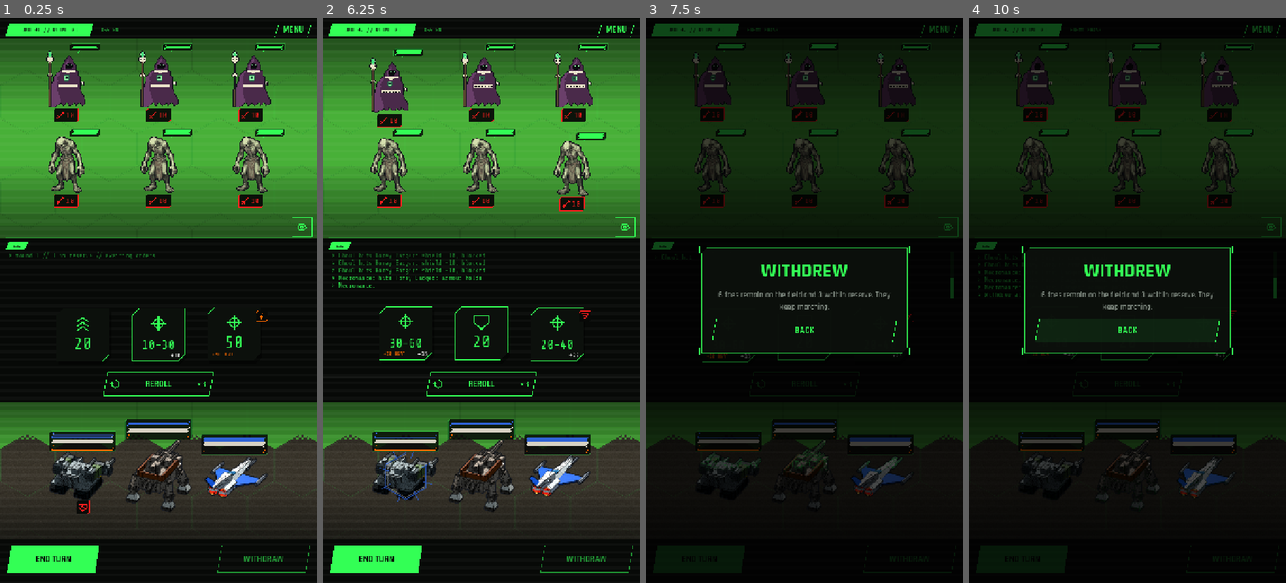
Above: before the commit, frames 1-4 (left to right).
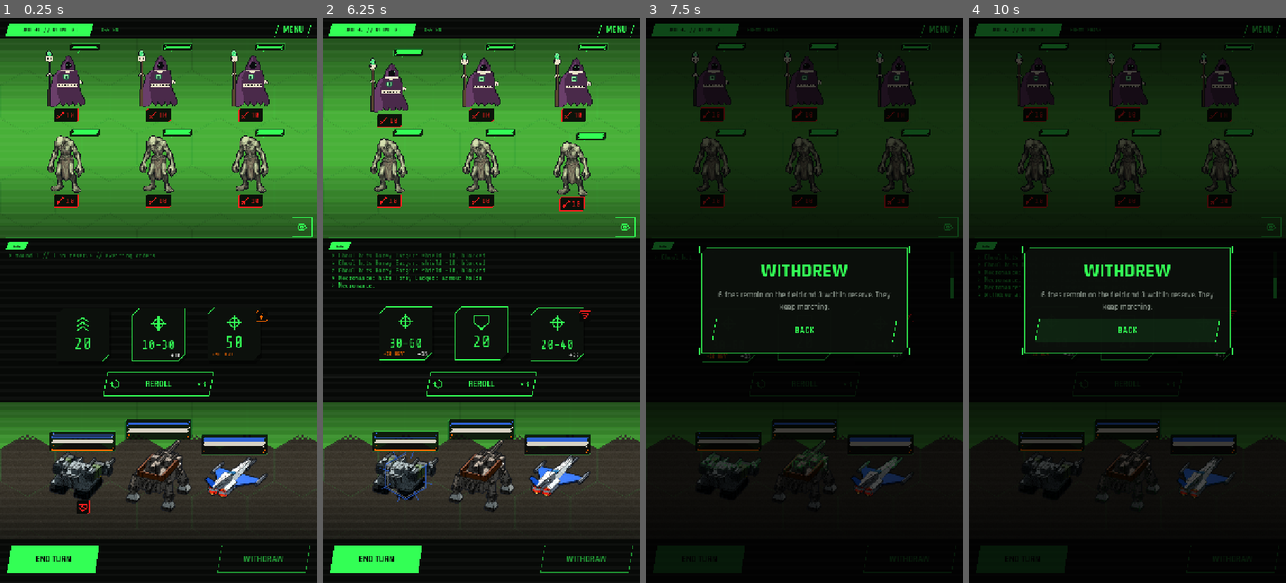
Above: after the commit, the same moments.

Repository: ryanjdmartin/riftgate
Game: Godot game, scene res://game/skirmish/skirmish_screen.tscn
Same seed, same stepped clock (60 frames per second), same inputs: the game is played once before the commit and once after it. This scene is started directly instead of the project's main scene.
Inputs (mouse positions are in pixels of both pictures, inside the frame that each line leads up to):
- Up to frame 1 (0.25 s): no input
- Up to frame 2 (6.25 s): click (624, 227) at 0.5 s; click "REROLL" at 1.25 s; click "END TURN" at 2 s; click "WITHDRAW" at 2.75 s; click (624, 227) at 3.5 s; click "REROLL" at 4.25 s; click "END TURN" at 5 s; click "YES" at 5.75 s
- Up to frame 3 (7.5 s): click "WITHDRAW" at 6.5 s; click "YES" at 7.25 s
- Up to frame 4 (10 s): click (1270, 227) at 8 s; click "MENU" at 8.75 s; click "BACK" at 9.5 s

The runs differ from the first frame. In frame 1, 2.2% of the frame differs, in the area x 14-86%, y 5-31%; in frame 2, 1.3%; in frame 3, 0.9%; in frame 4, 0.7%.

Commit message:
The intent target opaque, its three rings inside the outline, the line flowing over the hex edge; ring colour meets the ground with a slow breath
Co-Authored-By: Claude Fable 5.1 <noreply@anthropic.com>

Diff:
--- a/game/battle/battle_map_view.gd
+++ b/game/battle/battle_map_view.gd
@@ -361,15 +361,16 @@
 				pts.append(center(step))
 			var owned := not (contact_hexes.has(dest) or map.gate_hexes.has(dest))
 			if owned:
-				# The line runs through the outline to the target's outer ring: line,
-				# tint, outline and rings are one component (Ryan, 22 September).
+				# The line runs over the outline to the target's outer ring: line, tint,
+				# outline and rings are one component, nothing translucent, the hex under
+				# the line so nothing cuts it (Ryan, 22 September).
+				_destination_hex(dest)
 				var dc := pts[pts.size() - 1]
 				var dir := (dc - pts[pts.size() - 2]).normalized()
 				pts[pts.size() - 1] = dc - dir * DEST_RING
-			draw_polyline(pts, Color(Palette.BG, 0.35), 9.0)
-			draw_polyline(pts, Color(Palette.ENEMY, 0.95), 4.0)
+			draw_polyline(pts, Palette.ENEMY, 4.0)
 			if owned:
-				_destination_effect(dest)
+				_destination_rings(center(dest), _light_ground(dest))
 
 	# The player's plotted routes, ending in a small marker hex.
 	for uid in routes.keys():
@@ -584,31 +585,46 @@
 		draw_colored_polygon(Hex.corners(center(h), HEX_SIZE - 3.0), col)
 
 
-const DEST_RING := HEX_SIZE * 0.72   # the target's outer ring, where the intent line arrives
-const ENEMY_LIT := Color("ff8a7a")    # the enemy marks' bright: red lifted toward white, so rings read on the tint
-
-## The target in the HUD's own weight (Ryan, 22 September: no solid black, nothing
-## abutting, the animation the thing you see): a tint, a thin outline, and two bright
-## broken rings turning against each other around a centre dot. The line arrives at the
-## outer ring over a soft dark halo, the same halo the outline sits in, so they flow.
-func _destination_effect(h: Vector2i) -> void:
-	var c := center(h)
+const DEST_RING := HEX_SIZE * 0.58   # the target's outer ring, where the intent line arrives; clear of the outline
+const ENEMY_LIT := Color("ff8a7a")    # the enemy marks' bright: red lifted toward white, for dark ground
+
+## The target in the HUD's own weight (Ryan, 22 September: nothing translucent, nothing
+## abutting, the animation the thing you see): a tint and a thin outline under the line,
+## then three bright broken rings turning against each other around a centre dot.
+func _destination_hex(h: Vector2i) -> void:
 	_fill(h, Color(Palette.ENEMY, 0.22))
-	Hud.stroke_poly(self, Hex.corners(c, HEX_SIZE - 3.0), Color(Palette.BG, 0.35), 6.0)
-	Hud.stroke_poly(self, Hex.corners(c, HEX_SIZE - 3.0), Color(Palette.ENEMY, 0.85), 2.0)
-	_target_rings(c, ENEMY_LIT, DEST_RING, 1.0)
-	draw_circle(c, 4.0, ENEMY_LIT)
-
-
-## Two rings of broken arcs turning against each other: the display's own target lock.
+	Hud.stroke_poly(self, Hex.corners(center(h), HEX_SIZE - 3.0), Palette.ENEMY, 2.5)
+
+
+## The rings' colour meets the ground: the bright red on dark ground, the deep red on
+## pale ground (ruins, rock, road), and a slow breath between them so it reads as live.
+func _light_ground(h: Vector2i) -> bool:
+	var t: int = field.map.terrain.get(h, BattleMap.Terrain.PLAIN)
+	return t in [BattleMap.Terrain.RUINS, BattleMap.Terrain.MOUNTAIN, BattleMap.Terrain.ROAD]
+
+
+func _ring_colour(light_ground: bool) -> Color:
+	var breath := 0.5 + 0.5 * sin(_ring_t * 1.6)
+	var a := Palette.ENEMY if light_ground else ENEMY_LIT
+	var b := ENEMY_LIT if light_ground else Palette.ENEMY
+	return a.lerp(b, 0.3 * breath)
+
+
+func _destination_rings(c: Vector2, light_ground: bool) -> void:
+	var col := _ring_colour(light_ground)
+	_target_rings(c, col, DEST_RING, 1.0)
+	draw_circle(c, 4.0, col)
+
+
+## Three rings of broken arcs turning against each other: the display's own target lock.
 func _target_rings(c: Vector2, col: Color, r: float, dir: float) -> void:
-	for k in range(2):
-		var rad := r * (0.5 + 0.5 * k)
+	for k in range(3):
+		var rad := r * (0.42 + 0.29 * k)
 		var segs := 3 + k * 2
-		var a0 := _ring_t * dir * (1.0 - 0.35 * k) * (1.0 if k % 2 == 0 else -1.0)
+		var a0 := _ring_t * dir * (1.0 - 0.25 * k) * (1.0 if k % 2 == 0 else -1.0)
 		for sgm in range(segs):
 			var a := a0 + TAU * float(sgm) / float(segs)
-			draw_arc(c, rad, a, a + TAU / float(segs) * 0.6, 10, Color(col, 0.95 - 0.15 * k), 3.0)
+			draw_arc(c, rad, a, a + TAU / float(segs) * 0.6, 10, col, 3.0)
 
 
 ## Under a machine's own destination marker: two faint rings breathing, in the display's
@@ -625,12 +641,12 @@
 	var a := 1.0 if lit else 0.35
 	var breath := 0.5 + 0.5 * sin(_ring_t * 4.0)
 	_fill(h, Color(Palette.ENEMY, (0.34 + 0.2 * breath) * a))
-	Hud.stroke_poly(self, Hex.corners(c, HEX_SIZE - 3.0), Color(Palette.BG, 0.35 * a), 6.0)
-	Hud.stroke_poly(self, Hex.corners(c, HEX_SIZE - 3.0), Color(Palette.ENEMY, 0.95 * a), 2.5)
+	Hud.stroke_poly(self, Hex.corners(c, HEX_SIZE - 3.0), Color(Palette.ENEMY, a), 2.5)
+	var col := _ring_colour(_light_ground(h))
 	for k in range(2):
 		var phase := fmod(_ring_t * 0.9 + k * 0.5, 1.0)
 		var r := HEX_SIZE * (0.3 + 1.1 * phase)
-		draw_arc(c, r, 0.0, TAU, 40, Color(ENEMY_LIT, (1.0 - phase) * 0.9 * a), 3.0 * (1.0 - phase * 0.5) + 1.0)
+		draw_arc(c, r, 0.0, TAU, 40, Color(col, (1.0 - phase) * a), 3.0 * (1.0 - phase * 0.5) + 1.0)
 
 
 ## A machine's zone: its six neighbours as one tinted flower with one outline round the
Not shown, changed: docs/status.md
